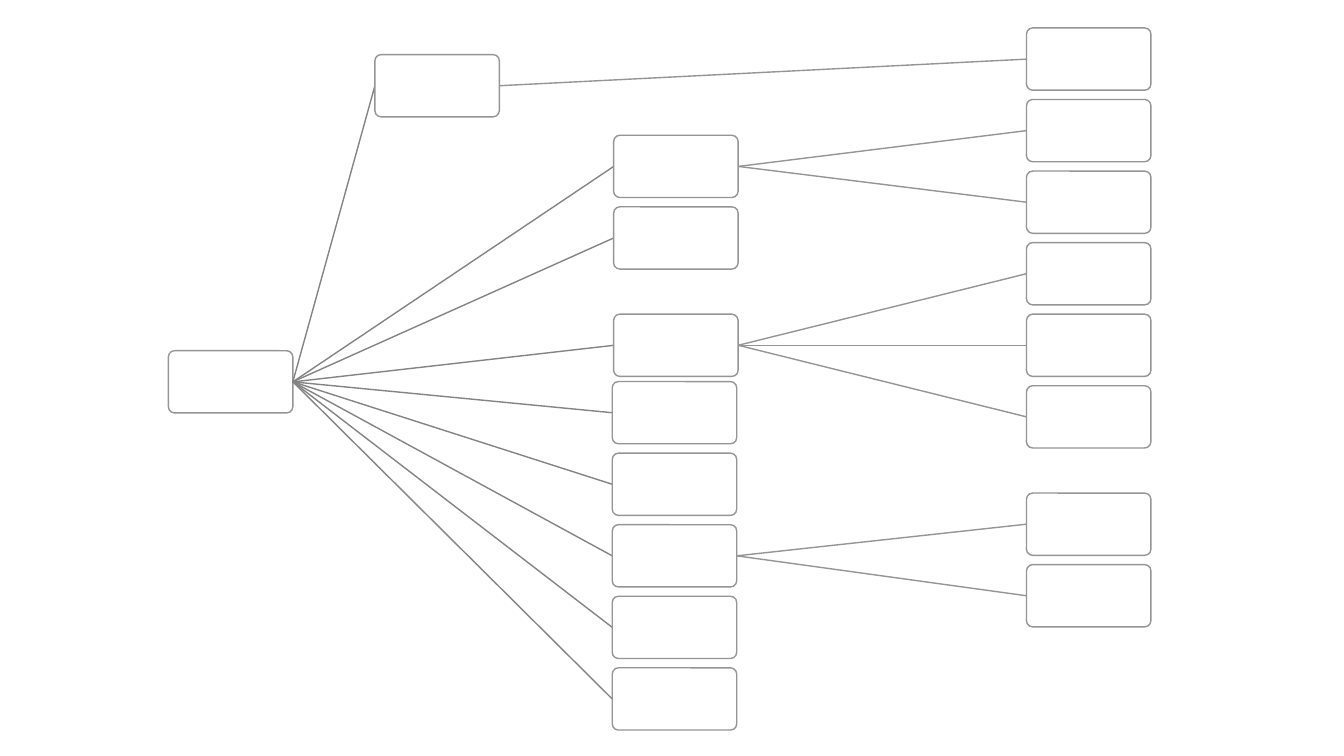
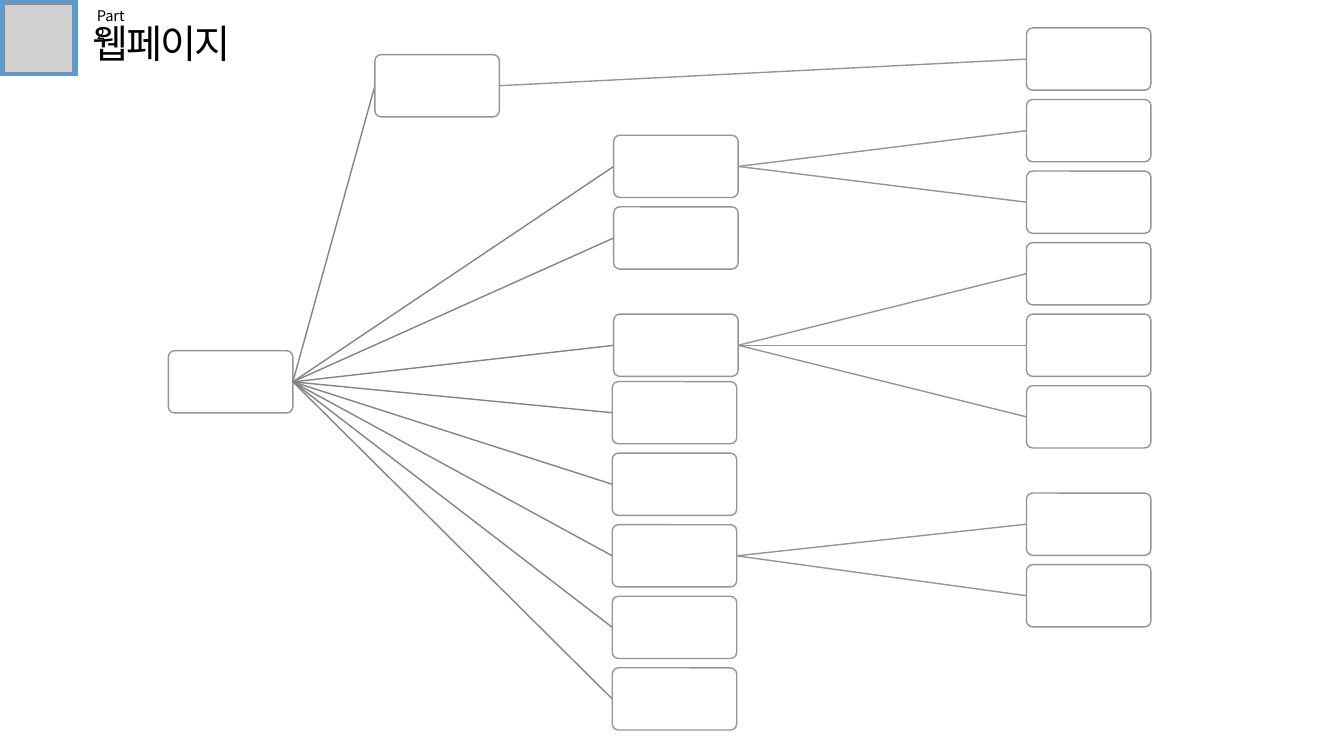
Before and after one commit to songjung-good/pjt_banksnap, a slide deck: slide 1 of doc/구조/웹페이지구조.pptx. Drawn at 1344x756 pixels with LibreOffice and Linux fonts; fonts in the diff are those of the drawing; grey boxes stand for pictures. Boxes give left, top, right and bottom in pixels: in the first picture for what was removed or moved away, otherwise in the second. Text is boxed around its words. In the diff, an @@ line names an element or a change of style, - is before the commit and + after.

```diff
--- a/doc/구조/웹페이지구조.pptx
+++ b/doc/구조/웹페이지구조.pptx
@@ rectangle added at (0, 0, 78, 76), fill #5B9BD5 @@
@@ picture added at (5, 4, 74, 73) @@
@@ text added at (92, 18, 230, 61), 28 pt, text #000000 @@
+웹페이지
@@ text added at (97, 10, 125, 43), 10.5 pt, text #000000 @@
+Part 2
```
Also in this commit, not shown: 16 other slides changed, 1 slide added, 7 other files.
